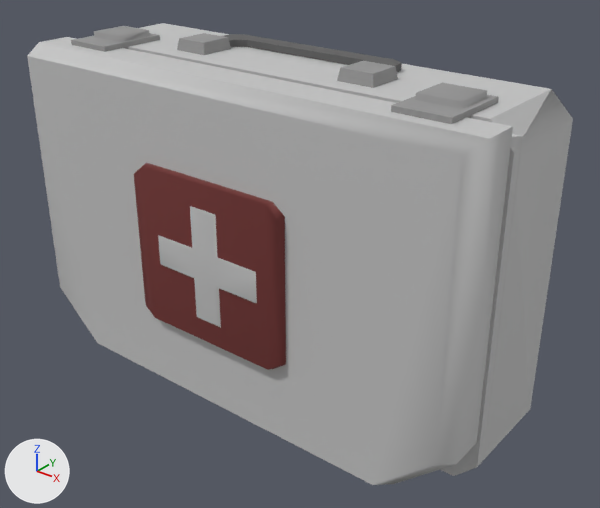
One commit to the glTF model styles/stick-man/assets/props/hospital/first-aid-kit.glb: the scene before it, then after it.
The view is the same before and after, from a camera (50 mm lens) standing at (0.291, -0.334, 0.301) and looking at (0.018, 0.007, 0.089). The axes (+X, +Y, +Z) are drawn at lower left. The lights are the same throughout. The picture after the commit comes second.

In view in the first picture: 'first-aid-kit'.
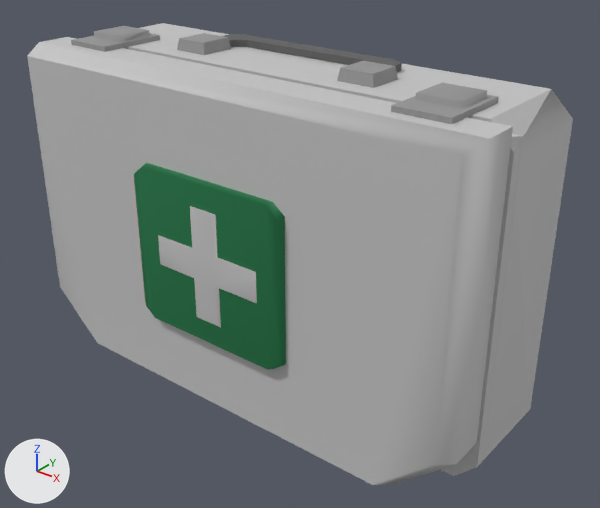
The change in detail:
Material 'flat_s_1' (mat_flat_s_1) changes colour from dark red #733230 to dark green #187444; in linear values from (0.171, 0.0319, 0.0296) to (0.00913, 0.175, 0.0578).

Where the change shows, as pixel boxes [x1, y1, x2, y2] in the pictures (600 x 508 px):
'first-aid-kit', recoloured (dark red to dark green): [131, 160, 289, 372] in both
